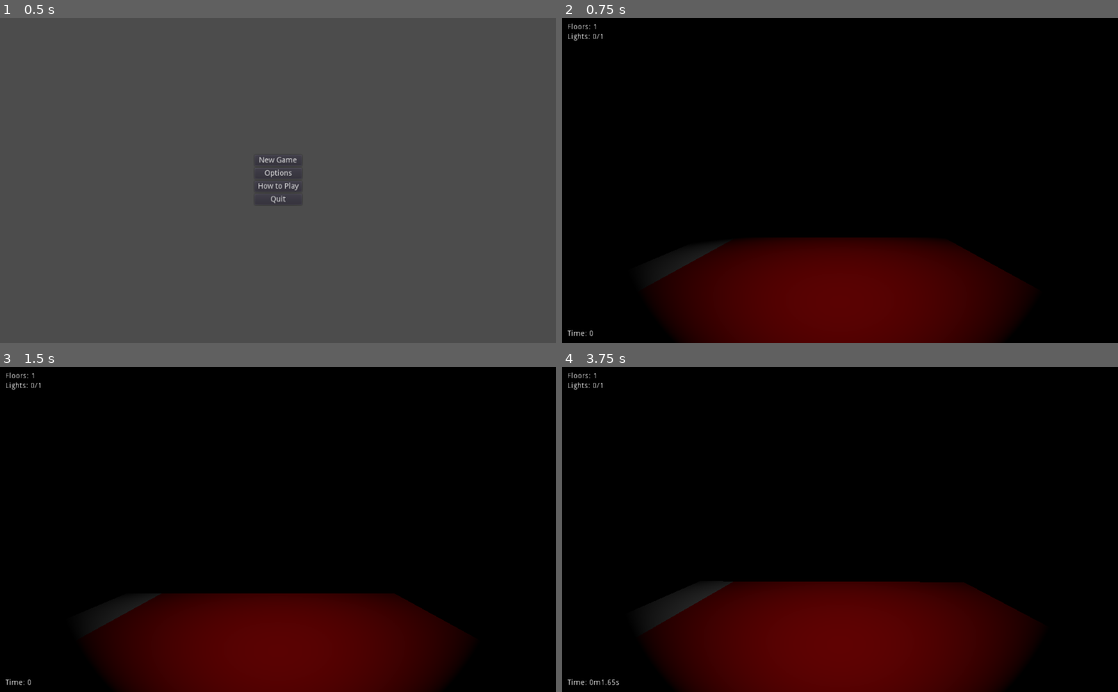
Above: before the commit, frames 1-4 (two rows, left to right).
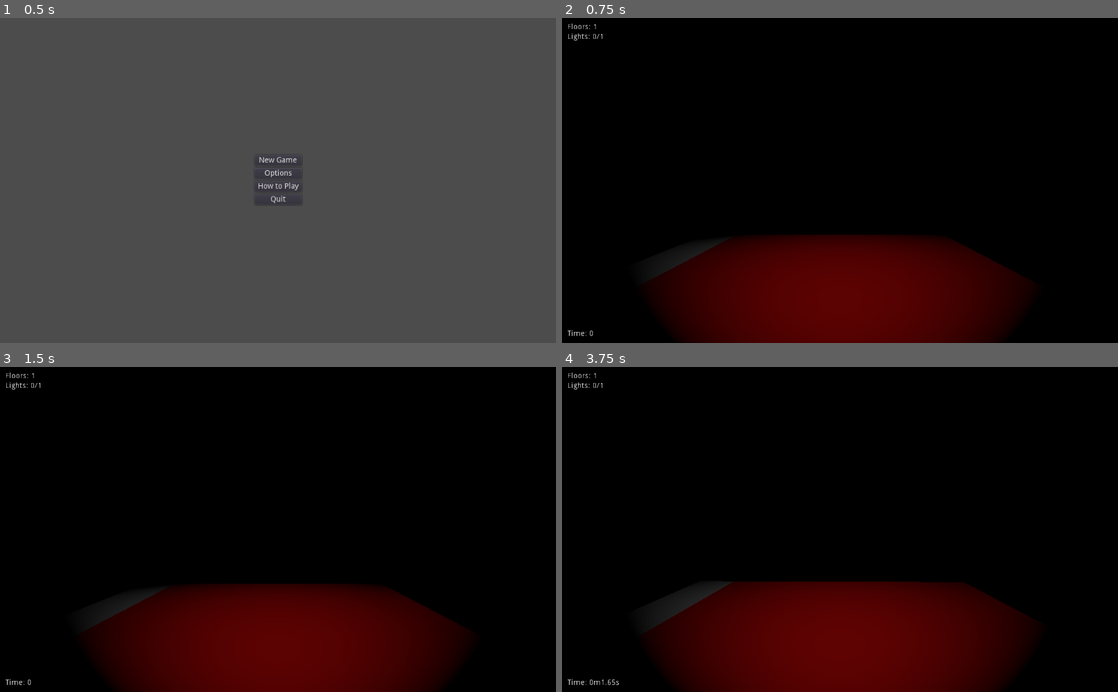
Above: after the commit, the same moments.

Repository: Arc676/Photonic-Salvation
Game: Godot game, scene res://Scenes/Main Menu.tscn
Same seed, same stepped clock (60 frames per second), same inputs: the game is played once before the commit and once after it.
Inputs (mouse positions are in pixels of both pictures, inside the frame that each line leads up to):
- Up to frame 1 (0.5 s): no input
- Up to frame 2 (0.75 s): click "New Game" at 0.5 s
- Up to frame 3 (1.5 s): tap Enter at 1.25 s; move the mouse to (305, 529) at 1.27 s; hold Up (ui_up) from 1.28 s (still down); click (305, 529) at 1.35 s
- Up to frame 4 (3.75 s): keep holding Up (ui_up); tap Space (flashlight) at 2, 2.1, 3.5 s; move the mouse to (812, 529) at 2.02 s; click (812, 529) at 2.3 s; tap Enter at 2.75 s; move the mouse to (851, 523) at 2.77 s; click (851, 523) at 2.85 s; move the mouse to (834, 536) at 3.52 s; click (834, 536) at 3.6 s

Frame 1 is identical in both runs. In frame 2, 0.5% of the frame differs, in the area x 19-84%, y 66-82%; in frame 3, 1.3%; in frame 4, less than 0.1%.

Commit message:
Add prototype game over screen
Extend player raycasts

Diff:
--- a/Scenes/Game.tscn
+++ b/Scenes/Game.tscn
@@ -62,25 +62,25 @@
 [node name="Camera" type="Camera" parent="Player/Head"]
 
 [node name="Light Raycast" type="RayCast" parent="Player/Head"]
-transform = Transform( 1, 0, 0, 0, -1.09278e-07, -1, 0, 2.5, -4.37114e-08, 0, 0, 0 )
+transform = Transform( 1, 0, 0, 0, -1.74846e-07, -1, 0, 4, -4.37114e-08, 0, 0, 0 )
 enabled = true
 collision_mask = 2
 
 [node name="Bed Raycast" type="RayCast" parent="Player/Head"]
-transform = Transform( 1, 0, 0, 0, -1.09278e-07, -1, 0, 2.5, -4.37114e-08, 0, 0, 0 )
+transform = Transform( 1, 0, 0, 0, -1.74846e-07, -1, 0, 4, -4.37114e-08, 0, 0, 0 )
 enabled = true
 collision_mask = 4
 
 [node name="SpotLight" type="SpotLight" parent="Player/Head"]
 
-[node name="Control" type="Control" parent="Player"]
+[node name="Time UI" type="Control" parent="Player"]
 anchor_right = 1.0
 anchor_bottom = 1.0
 __meta__ = {
 "_edit_use_anchors_": false
 }
 
-[node name="Time" type="Label" parent="Player/Control"]
+[node name="Time" type="Label" parent="Player/Time UI"]
 anchor_top = 1.0
 anchor_right = 1.0
 anchor_bottom = 1.0
@@ -90,6 +90,62 @@
 __meta__ = {
 "_edit_use_anchors_": false
 }
+
+[node name="Game Over" type="Control" parent="Player"]
+anchor_left = 0.5
+anchor_top = 0.5
+anchor_right = 0.5
+anchor_bottom = 0.5
+margin_left = -212.0
+margin_top = -163.0
+margin_right = 212.0
+margin_bottom = 163.0
+__meta__ = {
+"_edit_use_anchors_": false
+}
+
+[node name="ColorRect" type="ColorRect" parent="Player/Game Over"]
+anchor_right = 1.0
+anchor_bottom = 1.0
+margin_left = -20.0
+margin_top = -20.0
+margin_right = 20.0
+margin_bottom = 20.0
+__meta__ = {
+"_edit_use_anchors_": false
+}
+
+[node name="Button" type="Button" parent="Player/Game Over"]
+anchor_left = 0.5
+anchor_top = 1.0
+anchor_right = 0.5
+anchor_bottom = 1.0
+margin_left = -47.0
+margin_top = -20.0
+margin_right = 47.0
+text = "Back to Main"
+__meta__ = {
+"_edit_use_anchors_": false
+}
+
+[node name="GridContainer" type="GridContainer" parent="Player/Game Over"]
+anchor_right = 1.0
+anchor_bottom = 1.0
+margin_bottom = -29.0
+__meta__ = {
+"_edit_use_anchors_": false
+}
+
+[node name="TextureRect" type="TextureRect" parent="Player/Game Over/GridContainer"]
+margin_right = 51.0
+expand = true
+
+[node name="Score" type="Label" parent="Player/Game Over/GridContainer"]
+margin_top = 4.0
+margin_right = 51.0
+margin_bottom = 18.0
+custom_colors/font_color = Color( 0, 0, 0, 1 )
+text = "Score: 0"
 
 [node name="Pause Menu" type="Control" parent="."]
 pause_mode = 2
@@ -111,4 +167,5 @@
 margin_right = 47.0
 margin_bottom = 10.0
 text = "Back to Main"
+[connection signal="pressed" from="Player/Game Over/Button" to="Pause Menu" method="backToMain"]
 [connection signal="pressed" from="Pause Menu/Button" to="Pause Menu" method="backToMain"]
--- a/Scripts/player.gd
+++ b/Scripts/player.gd
@@ -5,12 +5,15 @@
 
 onready var gravity = ProjectSettings.get_setting("physics/3d/default_gravity")
 
+onready var gameOverScreen = $"Game Over"
+onready var scoreLbl = $"Game Over/GridContainer/Score"
+
 onready var head = $Head
 onready var lightcast = $"Head/Light Raycast"
 onready var bedcast = $"Head/Bed Raycast"
 onready var flashlight = $Head/SpotLight
 
-onready var timeLbl = $Control/Time
+onready var timeLbl = $"Time UI/Time"
 var gameTime = 0
 var gameStarted = false
 
@@ -18,6 +21,7 @@
 	Input.set_mouse_mode(Input.MOUSE_MODE_CAPTURED)
 	gameStarted = false
 	gameTime = 0
+	gameOverScreen.visible = false
 
 func _process(delta):
 	if !gameStarted and Input.is_action_just_released("flashlight"):
@@ -45,8 +49,12 @@
 			lightcast.get_collider().toggle()
 		elif bedcast.is_colliding():
 			gameStarted = false
+			gameOver()
 
 func _physics_process(delta):
+	if !gameStarted:
+		return
+
 	var movement = transform.basis.xform(Vector3(
 		Input.get_action_strength("ui_right") - Input.get_action_strength("ui_left"),
 		0,
@@ -60,3 +68,7 @@
 	if event is InputEventMouseMotion:
 		if Input.get_mouse_mode() == Input.MOUSE_MODE_CAPTURED:
 			_mouse_motion += event.relative
+
+func gameOver():
+	Input.set_mouse_mode(Input.MOUSE_MODE_VISIBLE)
+	gameOverScreen.visible = true
